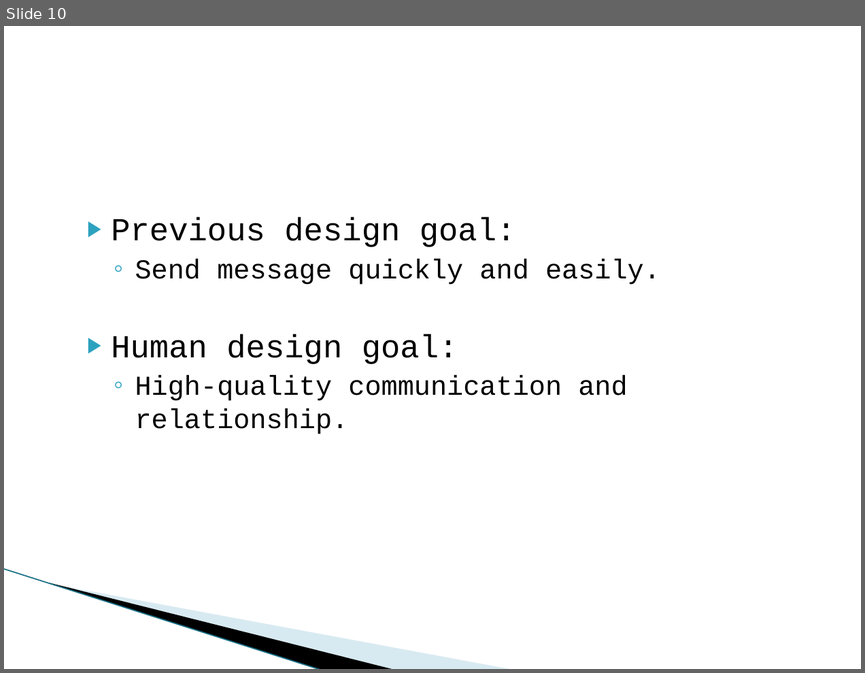
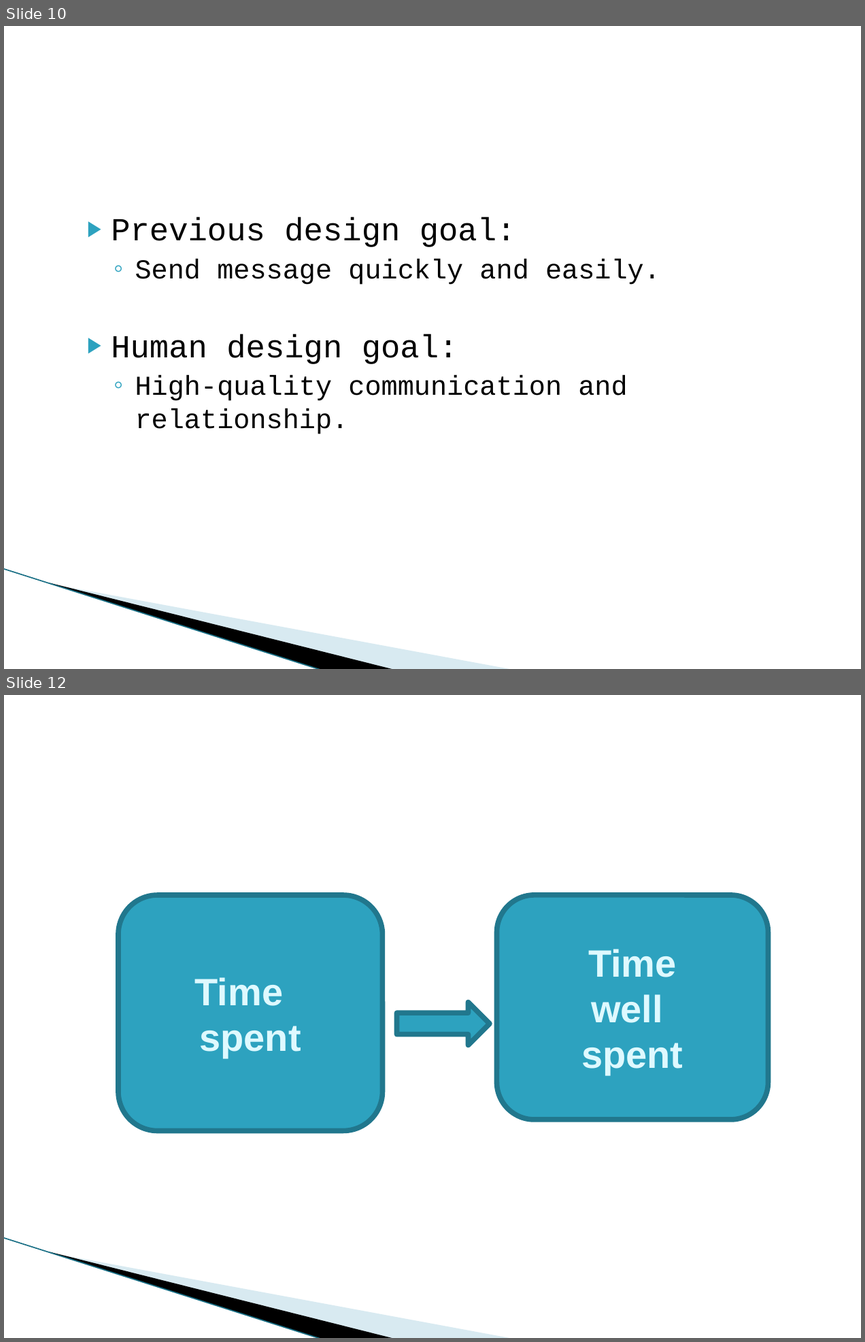
Before and after one commit to Tayyabt120/temp, a slide deck: How better tech could protect us from distraction.pptx. Shown one above the other, each under a label of ours: slide 10 before the commit, slides 10 and 12 after it; the slides between them are not shown. The pictures are 865x673 and 865x1342 pixels, drawn with LibreOffice and Linux fonts; fonts in the diff are those of the drawing; background and template pictures are left out. Boxes give left, top, right and bottom in pixels: in the first picture for what was removed or moved away, otherwise in the second. Text is boxed around its words. In the diff, an @@ line names an element or a change of style, - is before the commit and + after.

```diff
--- a/How better tech could protect us from distraction.pptx
+++ b/How better tech could protect us from distraction.pptx
@@ slide 12 added at (4, 695, 861, 1338), background #FFFFFF; not listed: 3 template elements that a slide beside it also shows @@
@@ rounded rectangle added at (118, 895, 382, 1130), fill #2DA2BF, outline #21788D 4.33 pt, 32 pt, text #DFF9FF, bold @@
+Time
+spent
@@ rounded rectangle added at (496, 895, 768, 1119), fill #2DA2BF, outline #21788D 4.33 pt, 32 pt, text #DFF9FF, bold @@
+Time
+well
+spent
@@ right arrow added at (396, 1002, 489, 1045), fill #2DA2BF, outline #21788D 4.33 pt @@
```
Also in this commit, not shown: 2 other slides added.
